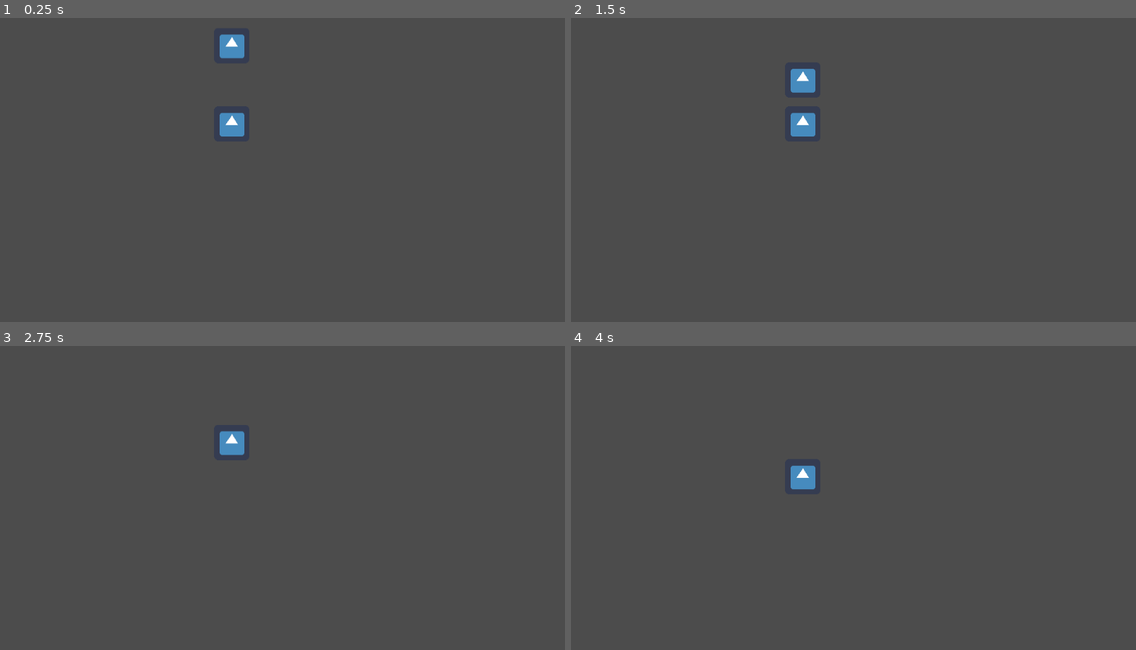
Above: before the commit, frames 1-4 (two rows, left to right).
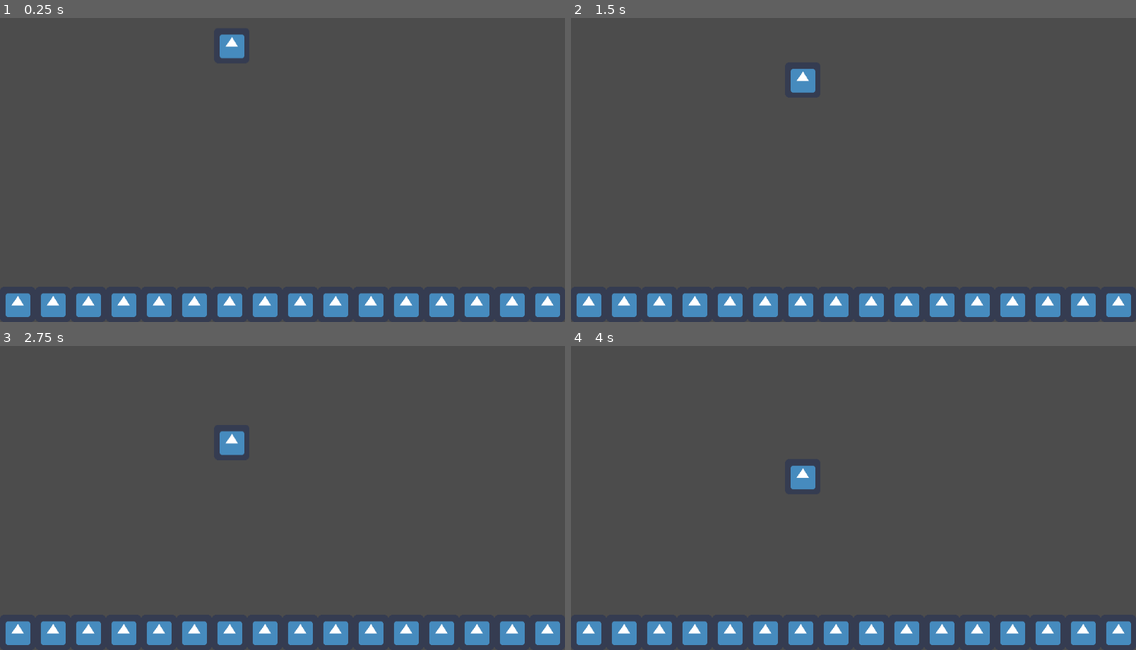
Above: after the commit, the same moments.

Repository: Italia2407/Arcade-Game
Game: Godot game, scene res://scenes/Prototype_Level.tscn
The game is run twice, just before and just after one commit, with the same random seed, the same clock (stepped at 60 frames per second) and the same inputs. The engine's default icon, where the game draws it, is replaced by a stand-in: a white triangle on a blue panel in a dark square.
Inputs:
- Up to frame 1 (0.25 s): no input
- Up to frame 2 (1.5 s): no input
- Up to frame 3 (2.75 s): no input
- Up to frame 4 (4 s): no input

The runs differ from the first frame. In frame 1, 5.8% of the frame differs, in the area x 1-100%, y 31-99%; in frame 2, 5.8%; in frame 3, 5.5%; in frame 4, 5.5%.

Commit message:
Fully Tiled Floor of Prototype Level

Diff:
--- a/scenes/Prototype_Level.tscn
+++ b/scenes/Prototype_Level.tscn
@@ -8,6 +8,68 @@
 [node name="FallingEnemy" parent="." instance=ExtResource( 1 )]
 position = Vector2( 420, 85 )
 
-[node name="LevelTile" parent="." instance=ExtResource( 2 )]
-position = Vector2( 420, 240 )
+[node name="LevelTiles" type="Node2D" parent="."]
+position = Vector2( 32, 568 )
+
+[node name="LevelTile1" parent="LevelTiles" instance=ExtResource( 2 )]
 health = 1
+
+[node name="LevelTile2" parent="LevelTiles" instance=ExtResource( 2 )]
+position = Vector2( 64, 0 )
+health = 1
+
+[node name="LevelTile3" parent="LevelTiles" instance=ExtResource( 2 )]
+position = Vector2( 128, 0 )
+health = 1
+
+[node name="LevelTile4" parent="LevelTiles" instance=ExtResource( 2 )]
+position = Vector2( 192, 0 )
+health = 1
+
+[node name="LevelTile5" parent="LevelTiles" instance=ExtResource( 2 )]
+position = Vector2( 256, 0 )
+health = 1
+
+[node name="LevelTile6" parent="LevelTiles" instance=ExtResource( 2 )]
+position = Vector2( 320, 0 )
+health = 1
+
+[node name="LevelTile7" parent="LevelTiles" instance=ExtResource( 2 )]
+position = Vector2( 384, 0 )
+health = 1
+
+[node name="LevelTile8" parent="LevelTiles" instance=ExtResource( 2 )]
+position = Vector2( 448, 0 )
+health = 1
+
+[node name="LevelTile9" parent="LevelTiles" instance=ExtResource( 2 )]
+position = Vector2( 512, 0 )
+health = 1
+
+[node name="LevelTile10" parent="LevelTiles" instance=ExtResource( 2 )]
+position = Vector2( 576, 0 )
+health = 1
+
+[node name="LevelTile11" parent="LevelTiles" instance=ExtResource( 2 )]
+position = Vector2( 640, 0 )
+health = 1
+
+[node name="LevelTile12" parent="LevelTiles" instance=ExtResource( 2 )]
+position = Vector2( 704, 0 )
+health = 1
+
+[node name="LevelTile13" parent="LevelTiles" instance=ExtResource( 2 )]
+position = Vector2( 768, 0 )
+health = 1
+
+[node name="LevelTile14" parent="LevelTiles" instance=ExtResource( 2 )]
+position = Vector2( 832, 0 )
+health = 1
+
+[node name="LevelTile15" parent="LevelTiles" instance=ExtResource( 2 )]
+position = Vector2( 896, 0 )
+health = 1
+
+[node name="LevelTile16" parent="LevelTiles" instance=ExtResource( 2 )]
+position = Vector2( 960, 0 )
+health = 1
